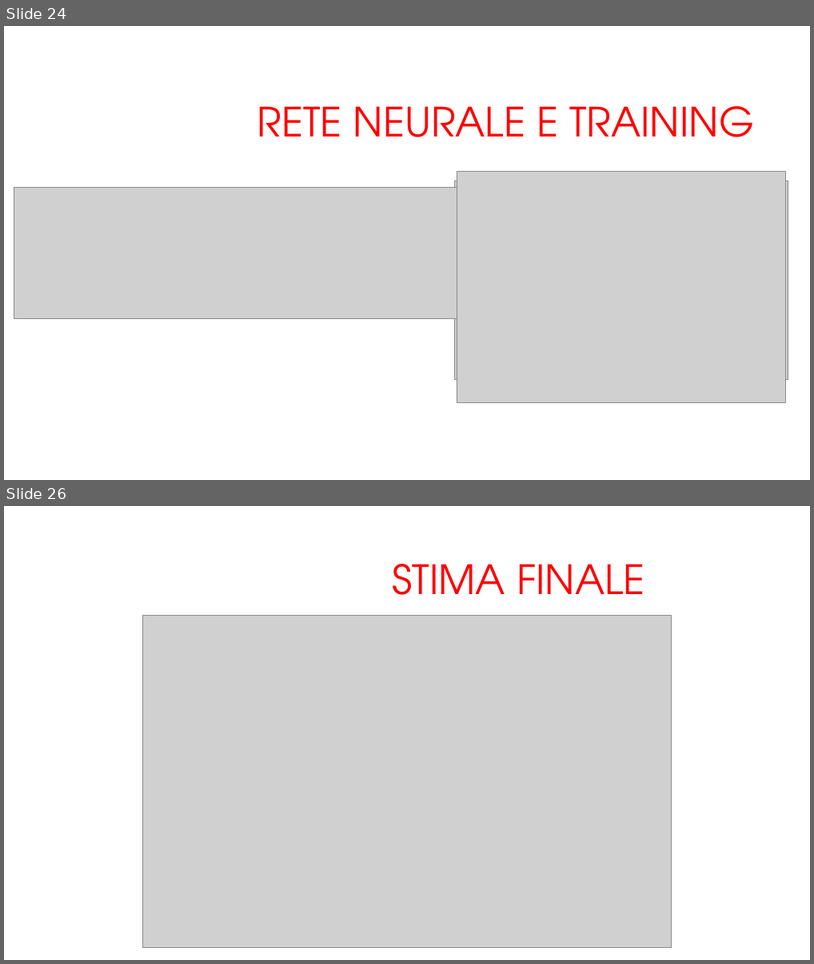
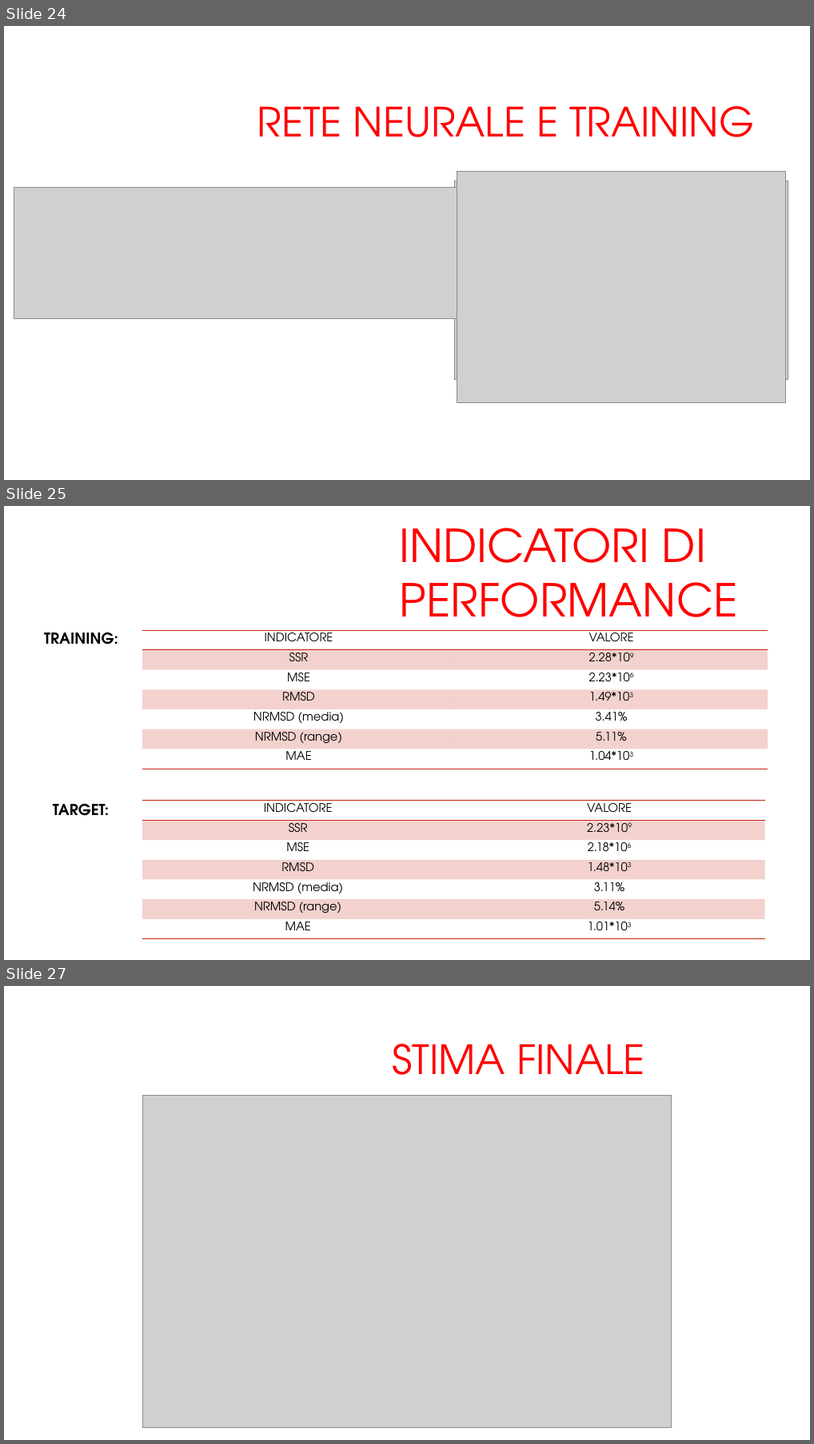
Before and after one commit to arrostini/predittoreDomeniche, a slide deck: progettomatlabfine (1).pptx. Shown one above the other, each under a label of ours: slides 24 and 26 before the commit, slides 24, 25 and 27 after it; the slides between them are not shown. The pictures are 814x964 and 814x1444 pixels, drawn with LibreOffice and Linux fonts; fonts in the diff are those of the drawing; grey boxes stand for pictures; background and template pictures are left out. Boxes give left, top, right and bottom in pixels: in the first picture for what was removed or moved away, otherwise in the second. Text is boxed around its words. In the diff, an @@ line names an element or a change of style, - is before the commit and + after.

```diff
--- a/progettomatlabfine (1).pptx
+++ b/progettomatlabfine (1).pptx
@@ slide 25 added at [4, 506, 810, 960], background #FFFFFF @@
@@ text added at [400, 528, 738, 637], 54 pt, text #FF0000 @@
+INDICATORI DI PERFORMANCE
@@ text added at [44, 632, 118, 644], 18 pt, text #000000, bold @@
+TRAINING:
@@ table added at [142, 630, 768, 771], 7 rows, 2 columns @@
+INDICATORE | VALORE
+SSR | 2.28*109
+MSE | 2.23*106
+RMSD | 1.49*103
+NRMSD (media) | 3.41%
+NRMSD (range) | 5.11%
+MAE | 1.04*103
@@ text added at [53, 803, 109, 816], 18 pt, text #000000, bold @@
+TARGET:
@@ table added at [142, 800, 766, 941], 7 rows, 2 columns @@
+INDICATORE | VALORE
+SSR | 2.23*109
+MSE | 2.18*106
+RMSD | 1.48*103
+NRMSD (media) | 3.11%
+NRMSD (range) | 5.14%
+MAE | 1.01*103
@@ what was slide 26 is now slide 27 @@
```
Also in this commit, not shown: 3 slides changed, 1 other slide added, 1 slide removed.
